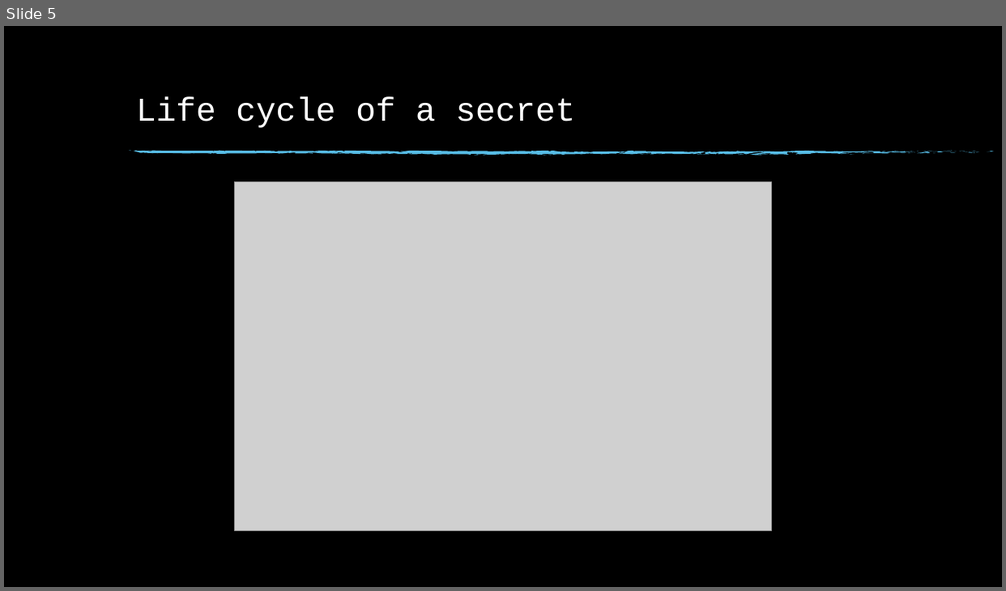
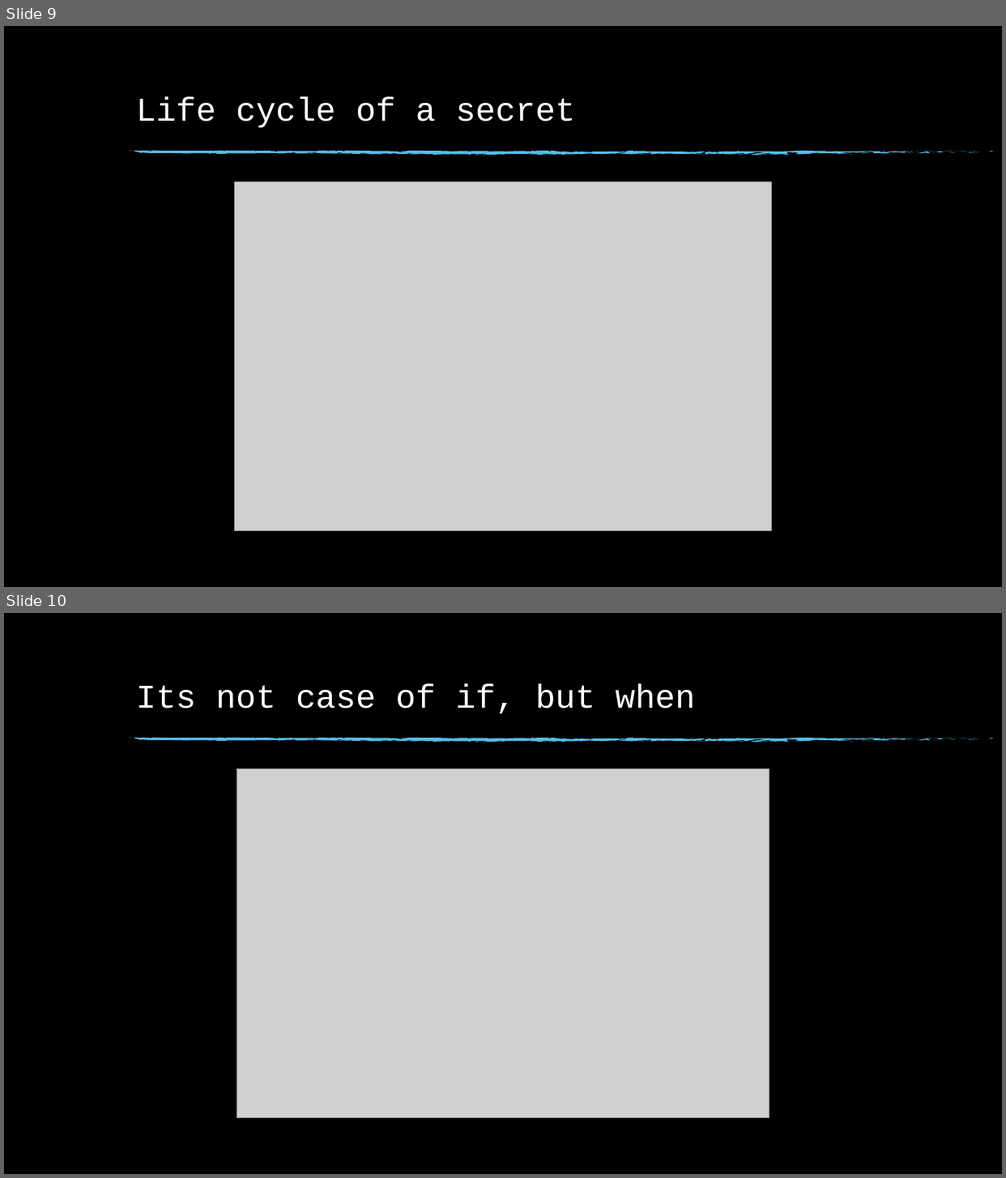
Before and after one commit to RihanMeij/KeyVaultDemo, a slide deck: Key Vault.pptx. Shown one above the other, each under a label of ours: slide 5 before the commit, slides 9 and 10 after it. The pictures are 1006x591 and 1006x1178 pixels, drawn with LibreOffice and Linux fonts; fonts in the diff are those of the drawing; grey boxes stand for pictures; background and template pictures are left out. Boxes give left, top, right and bottom in pixels: in the first picture for what was removed or moved away, otherwise in the second. Text is boxed around its words. In the diff, an @@ line names an element or a change of style, - is before the commit and + after.

```diff
--- a/Key Vault.pptx
+++ b/Key Vault.pptx
@@ slide 10 added at box(4, 613, 1002, 1174), background picture (left out); not listed: 74 template elements that a slide beside it also shows @@
@@ title added at box(136, 683, 696, 714), 32 pt, text #FFFFFF @@
+Its not case of if, but when
@@ picture added at box(236, 769, 769, 1118) @@
@@ what was slide 5 is now slide 9 @@
```
Also in this commit, not shown: 3 slides changed, 7 other slides added, 2 slides removed, 4 other files.
